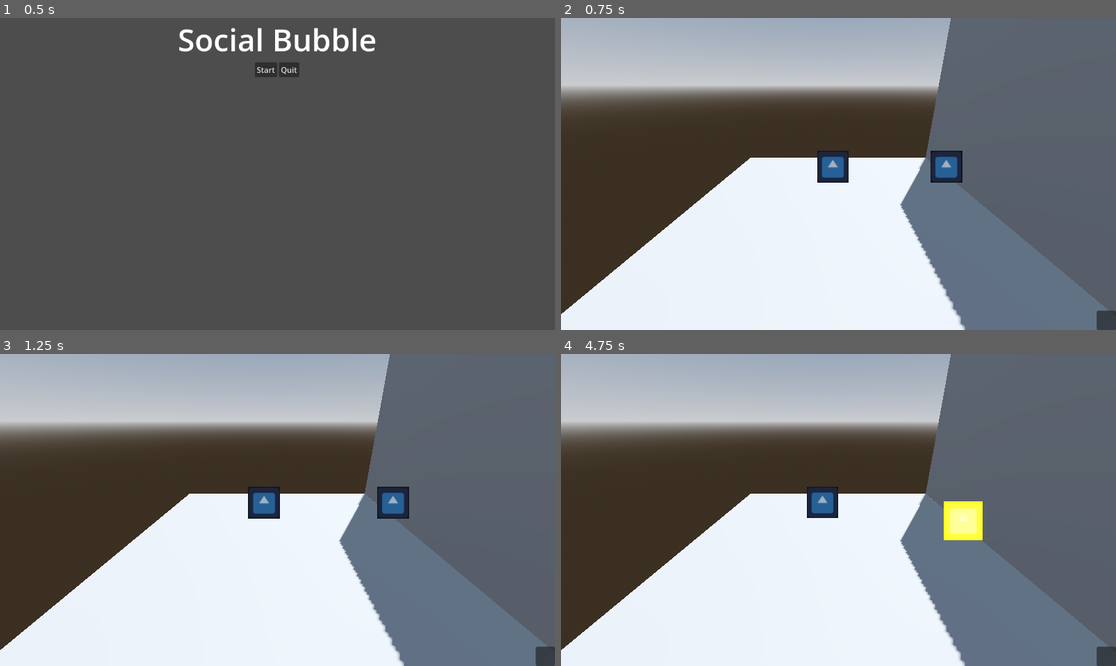
Above: before the commit, frames 1-4 (two rows, left to right).
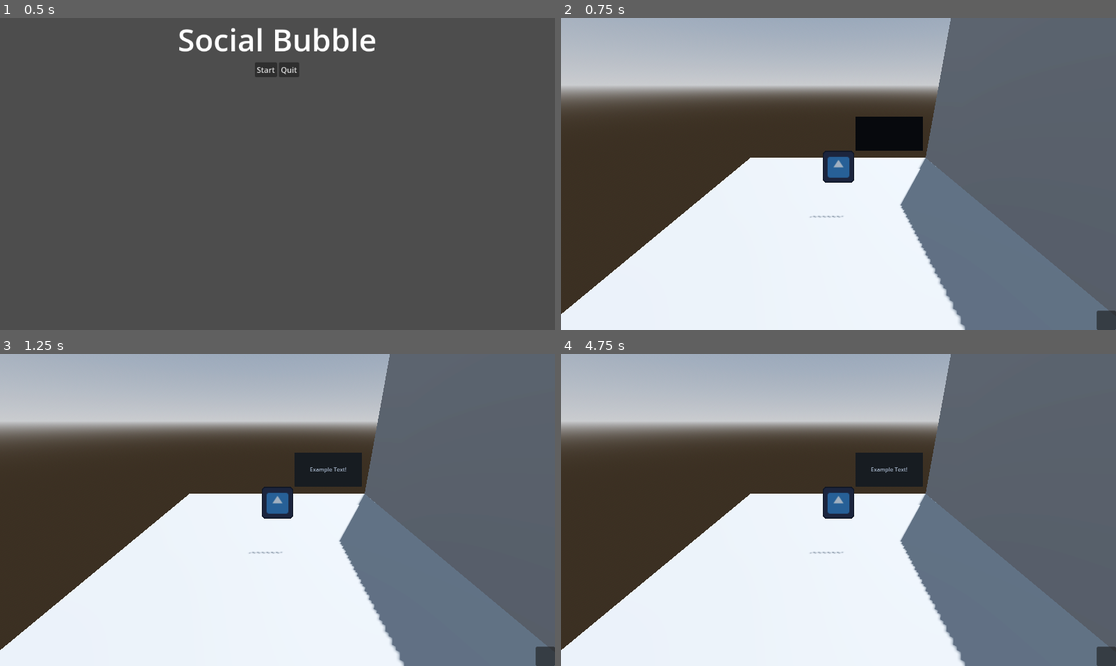
Above: after the commit, the same moments.

Repository: EAinsley/globalgamejam
Game: Godot game, scene res://scenes/start_menu.tscn
Two runs of this game, one before a commit and one after it. Both use one fixed random seed, a clock stepped at 60 frames per second and the inputs below. The project has no main scene, so this scene is started directly. The engine's default icon, where the game draws it, is replaced by a stand-in: a white triangle on a blue panel in a dark square.
Inputs (mouse positions are in pixels of both pictures, inside the frame that each line leads up to):
- Up to frame 1 (0.5 s): no input
- Up to frame 2 (0.75 s): click "Start" at 0.5 s
- Up to frame 3 (1.25 s): no input
- Up to frame 4 (4.75 s): tap Enter at 1.25, 3.5 s; move the mouse to (960, 494) at 1.27 s; press the mouse at (960, 494) at 1.28 s; hold D (move_right) 1.28-2.03 s; tap Space at 2, 4.25 s; move the mouse to (727, 525) at 2.02 s; release the mouse at (727, 525) at 2.03 s; hold S (move_down) 2.03-2.78 s; click (727, 525) at 2.1 s; move the mouse to (894, 441) at 2.77 s; press the mouse at (894, 441) at 2.78 s; hold D (move_right) 2.78-3.53 s; right-click (894, 441) at 2.85 s; move the mouse to (810, 572) at 3.52 s; release the mouse at (810, 572) at 3.53 s; hold W (move_up) 3.53-4.28 s; click (810, 572) at 3.6 s; move the mouse to (1005, 556) at 4.27 s; press the mouse at (1005, 556) at 4.28 s; hold A (move_left) from 4.28 s (still down)

Frame 1 is identical in both runs. In frame 2, 2.3% of the frame differs, in the area x 44-73%, y 31-64%; in frame 3, 2.6%; in frame 4, 2.9%, in the area x 44-76%, y 31-64%.

Commit message:
Where the problem appears

Diff:
--- a/Characters/characer_click_3d.tscn
+++ b/Characters/characer_click_3d.tscn
@@ -1,10 +1,15 @@
-[gd_scene load_steps=7 format=3 uid="uid://dvdoki62xebsy"]
+[gd_scene load_steps=11 format=3 uid="uid://dvdoki62xebsy"]
 
 [ext_resource type="Script" uid="uid://byvd444xc8qn5" path="res://scripts/characters/character_click_3d.gd" id="1_1jsgr"]
 [ext_resource type="Texture2D" uid="uid://rru0n4ehkkhx" path="res://icon.svg" id="2_5cfqy"]
+[ext_resource type="Script" uid="uid://dy5kpa65lpalo" path="res://scripts/characters/dialogue.gd" id="3_jlg1v"]
 
 [sub_resource type="StandardMaterial3D" id="StandardMaterial3D_5cfqy"]
 resource_local_to_scene = true
+transparency = 2
+alpha_scissor_threshold = 0.5
+alpha_antialiasing_mode = 0
+cull_mode = 2
 albedo_texture = ExtResource("2_5cfqy")
 emission_enabled = true
 emission = Color(1, 1, 0, 1)
@@ -20,7 +25,20 @@
 [sub_resource type="SphereShape3D" id="SphereShape3D_5cfqy"]
 radius = 2.0
 
-[node name="CharacterClick3D" type="CharacterBody3D"]
+[sub_resource type="ViewportTexture" id="ViewportTexture_5cfqy"]
+viewport_path = NodePath("Dialogue/SubViewport")
+
+[sub_resource type="StandardMaterial3D" id="StandardMaterial3D_jlg1v"]
+resource_local_to_scene = true
+albedo_texture = SubResource("ViewportTexture_5cfqy")
+billboard_mode = 1
+
+[sub_resource type="QuadMesh" id="QuadMesh_omau8"]
+resource_local_to_scene = true
+material = SubResource("StandardMaterial3D_jlg1v")
+size = Vector2(2, 1)
+
+[node name="CharacterClick3D2" type="CharacterBody3D"]
 script = ExtResource("1_1jsgr")
 
 [node name="Appearance" type="MeshInstance3D" parent="."]
@@ -37,6 +55,52 @@
 [node name="CollisionShape3D" type="CollisionShape3D" parent="PushArea"]
 shape = SubResource("SphereShape3D_5cfqy")
 
+[node name="Dialogue" type="MeshInstance3D" parent="."]
+transform = Transform3D(1, 0, 0, 0, 1, 0, 0, 0, 1, 1.49179, 1.05048, 0)
+mesh = SubResource("QuadMesh_omau8")
+script = ExtResource("3_jlg1v")
+
+[node name="SubViewport" type="SubViewport" parent="Dialogue"]
+size = Vector2i(200, 100)
+
+[node name="Control" type="Control" parent="Dialogue/SubViewport"]
+layout_mode = 3
+anchors_preset = 15
+anchor_right = 1.0
+anchor_bottom = 1.0
+grow_horizontal = 2
+grow_vertical = 2
+size_flags_horizontal = 3
+size_flags_vertical = 3
+
+[node name="Panel" type="Panel" parent="Dialogue/SubViewport/Control"]
+layout_mode = 1
+anchors_preset = 15
+anchor_right = 1.0
+anchor_bottom = 1.0
+grow_horizontal = 2
+grow_vertical = 2
+
+[node name="CenterContainer" type="CenterContainer" parent="Dialogue/SubViewport/Control/Panel"]
+layout_mode = 1
+anchors_preset = 15
+anchor_right = 1.0
+anchor_bottom = 1.0
+grow_horizontal = 2
+grow_vertical = 2
+
+[node name="Sentence" type="Label" parent="Dialogue/SubViewport/Control/Panel/CenterContainer"]
+unique_name_in_owner = true
+layout_mode = 2
+text = "Example Text!"
+horizontal_alignment = 1
+vertical_alignment = 1
+
+[node name="Timer" type="Timer" parent="Dialogue"]
+wait_time = 2.0
+one_shot = true
+
 [connection signal="input_event" from="." to="." method="_on_input_event"]
 [connection signal="area_entered" from="PushArea" to="." method="_on_push_area_area_entered"]
 [connection signal="area_exited" from="PushArea" to="." method="_on_push_area_area_exited"]
+[connection signal="timeout" from="Dialogue/Timer" to="Dialogue" method="_on_timer_timeout"]
--- /dev/null
+++ b/Characters/character01.tscn
@@ -0,0 +1,20 @@
+[gd_scene load_steps=5 format=3 uid="uid://dbeetymvrayvs"]
+
+[ext_resource type="PackedScene" uid="uid://dvdoki62xebsy" path="res://Characters/characer_click_3d.tscn" id="1_6l81v"]
+[ext_resource type="Texture2D" uid="uid://rru0n4ehkkhx" path="res://icon.svg" id="2_uonfi"]
+
+[sub_resource type="StandardMaterial3D" id="StandardMaterial3D_dhg1e"]
+resource_local_to_scene = true
+albedo_texture = ExtResource("2_uonfi")
+emission_enabled = true
+emission = Color(1, 1, 0, 1)
+billboard_mode = 1
+
+[sub_resource type="QuadMesh" id="QuadMesh_iv8x6"]
+resource_local_to_scene = true
+material = SubResource("StandardMaterial3D_dhg1e")
+
+[node name="CharacterClick3D" instance=ExtResource("1_6l81v")]
+
+[node name="Appearance" parent="." index="0"]
+mesh = SubResource("QuadMesh_iv8x6")
--- a/resources/animal_small.tres
+++ b/resources/animal_small.tres
@@ -1,13 +1,23 @@
-[gd_resource type="Resource" script_class="SmallTalk" load_steps=3 format=3 uid="uid://p2uvcc0hibf5"]
+[gd_resource type="Resource" load_steps=3 format=3 uid="uid://p2uvcc0hibf5"]
 
-[ext_resource type="Script" uid="uid://ciouolf0du6i7" path="res://resources/small_talk.gd" id="1_5mn6u"]
 [ext_resource type="Texture2D" uid="uid://rru0n4ehkkhx" path="res://icon.svg" id="1_ka6rn"]
 
+[sub_resource type="GDScript" id="GDScript_5mn6u"]
+script/source = "extends Resource
+class_name SmallTalk
+
+@export var name: StringName
+@export var good_responses: Array[String]
+@export var bad_responses: Array[String]
+@export var medium_reponses: Array[String] # might not needed
+@export var icon: CompressedTexture2D
+"
+
 [resource]
-script = ExtResource("1_5mn6u")
+script = SubResource("GDScript_5mn6u")
 name = &"Talk about animals"
 good_responses = Array[String](["I like animals."])
 bad_responses = Array[String](["Don't talk to me like that."])
 medium_reponses = Array[String](["Fine."])
 icon = ExtResource("1_ka6rn")
-metadata/_custom_type_script = ExtResource("1_5mn6u")
+metadata/_custom_type_script = SubResource("GDScript_5mn6u")
--- /dev/null
+++ b/resources/fika_talk.tres
@@ -0,0 +1,13 @@
+[gd_resource type="Resource" script_class="SmallTalk" load_steps=3 format=3 uid="uid://dlba7bdcobv4s"]
+
+[ext_resource type="Script" uid="uid://ciouolf0du6i7" path="res://resources/small_talk.gd" id="1_mldr5"]
+[ext_resource type="Texture2D" uid="uid://rru0n4ehkkhx" path="res://icon.svg" id="1_yrhts"]
+
+[resource]
+script = ExtResource("1_mldr5")
+name = &"Talk about fika"
+good_responses = Array[String](["I like fika."])
+bad_responses = Array[String](["I don't like fika."])
+medium_reponses = Array[String](["Ok."])
+icon = ExtResource("1_yrhts")
+metadata/_custom_type_script = ExtResource("1_mldr5")
--- a/scenes/level_3d.tscn
+++ b/scenes/level_3d.tscn
@@ -1,12 +1,11 @@
-[gd_scene load_steps=16 format=3 uid="uid://clttg52282go4"]
+[gd_scene load_steps=13 format=3 uid="uid://clttg52282go4"]
 
 [ext_resource type="PackedScene" uid="uid://dtefnyaagiua2" path="res://Characters/character_manager_3d.tscn" id="1_cy78i"]
 [ext_resource type="PackedScene" uid="uid://dvdoki62xebsy" path="res://Characters/characer_click_3d.tscn" id="2_cy78i"]
 [ext_resource type="PackedScene" uid="uid://btvuk3kqs6vsc" path="res://scenes/anction_list_ui.tscn" id="3_hqk1j"]
 [ext_resource type="Script" uid="uid://ciouolf0du6i7" path="res://resources/small_talk.gd" id="3_mta3c"]
 [ext_resource type="PackedScene" uid="uid://bmnyx3nu78xpt" path="res://scenes/in_game_menu.tscn" id="3_qa8vf"]
-[ext_resource type="Resource" uid="uid://p2uvcc0hibf5" path="res://resources/animal_small.tres" id="4_rsk3g"]
-[ext_resource type="Script" uid="uid://g83osdtyc5h7" path="res://resources/small_response.gd" id="5_0352p"]
+[ext_resource type="Resource" uid="uid://dlba7bdcobv4s" path="res://resources/fika_talk.tres" id="5_mta3c"]
 [ext_resource type="Resource" uid="uid://bj6jokgia4psx" path="res://resources/bird_talk.tres" id="5_rsk3g"]
 
 [sub_resource type="ProceduralSkyMaterial" id="ProceduralSkyMaterial_0axf4"]
@@ -21,17 +20,6 @@
 sky = SubResource("Sky_cy78i")
 tonemap_mode = 2
 glow_enabled = true
-
-[sub_resource type="Resource" id="Resource_1f0us"]
-script = ExtResource("5_0352p")
-small_talk = ExtResource("4_rsk3g")
-response_type = 0
-metadata/_custom_type_script = ExtResource("5_0352p")
-
-[sub_resource type="Resource" id="Resource_mta3c"]
-script = ExtResource("5_0352p")
-response_type = 0
-metadata/_custom_type_script = ExtResource("5_0352p")
 
 [sub_resource type="BoxMesh" id="BoxMesh_cy78i"]
 size = Vector3(10, 0.1, 10)
@@ -50,13 +38,8 @@
 
 [node name="CharacterManager3D" parent="." instance=ExtResource("1_cy78i")]
 
-[node name="CharacterClick3D" parent="CharacterManager3D" instance=ExtResource("2_cy78i")]
-action_list = Array[ExtResource("3_mta3c")]([ExtResource("4_rsk3g"), ExtResource("5_rsk3g")])
-response_list = Array[ExtResource("5_0352p")]([SubResource("Resource_1f0us")])
-
 [node name="CharacterClick3D2" parent="CharacterManager3D" instance=ExtResource("2_cy78i")]
-transform = Transform3D(1, 0, 0, 0, 1, 0, 0, 0, 1, 3.21866, 0, 0)
-response_list = Array[ExtResource("5_0352p")]([SubResource("Resource_mta3c")])
+action_list = Array[ExtResource("3_mta3c")]([ExtResource("5_rsk3g"), ExtResource("5_mta3c")])
 
 [node name="Camera3D" type="Camera3D" parent="."]
 transform = Transform3D(1, 0, 0, 0, 0.916153, 0.400829, 0, -0.400829, 0.916153, 0, 2.35781, 5.9578)
--- a/scripts/characters/character_click_3d.gd
+++ b/scripts/characters/character_click_3d.gd
@@ -14,6 +14,9 @@
 
 @onready var interaction_distance_square = interaction_distance * interaction_distance
 @onready var appearance: MeshInstance3D = $Appearance
+@onready var sentence: Label = %Sentence
+@onready var dialogue: Dialogue = $Dialogue
+
 @onready var selected = false :
 	set(value) :
 		print("set slected: ", value)
@@ -59,12 +62,13 @@
 func interact(character: CharacterClick3D,  action: SmallTalk) -> bool:
 	print("interact")
 	if character.position.distance_squared_to(position) > interaction_distance_square:
-		print("Too far")
+		dialogue.say("Too far")
 		return false
 	for response in response_list:
 		if response.small_talk.name == action.name:
 			print("He think it's: ", response.response_type)
 	return true
+
 
 
 
--- a/scripts/characters/character_manager_3d.gd
+++ b/scripts/characters/character_manager_3d.gd
@@ -10,9 +10,6 @@
 			if action_list_ui:
 				action_list_ui.item_selected.connect(_on_action_picked)
 		return action_list_ui
-
-
-
 
 func _unhandled_input(event: InputEvent) -> void:
 	if event.is_action_released("release"):
--- /dev/null
+++ b/scripts/characters/dialogue.gd
@@ -0,0 +1,15 @@
+extends MeshInstance3D
+class_name Dialogue
+
+@onready var sentence: Label = %Sentence
+@onready var timer: Timer = $Timer
+
+func say(words: String) -> void:
+	sentence.text = words
+	visible = true
+	timer.start(1.)
+
+
+
+func _on_timer_timeout() -> void:
+	visible = false
Not shown, added: scripts/characters/dialogue.gd.uid
